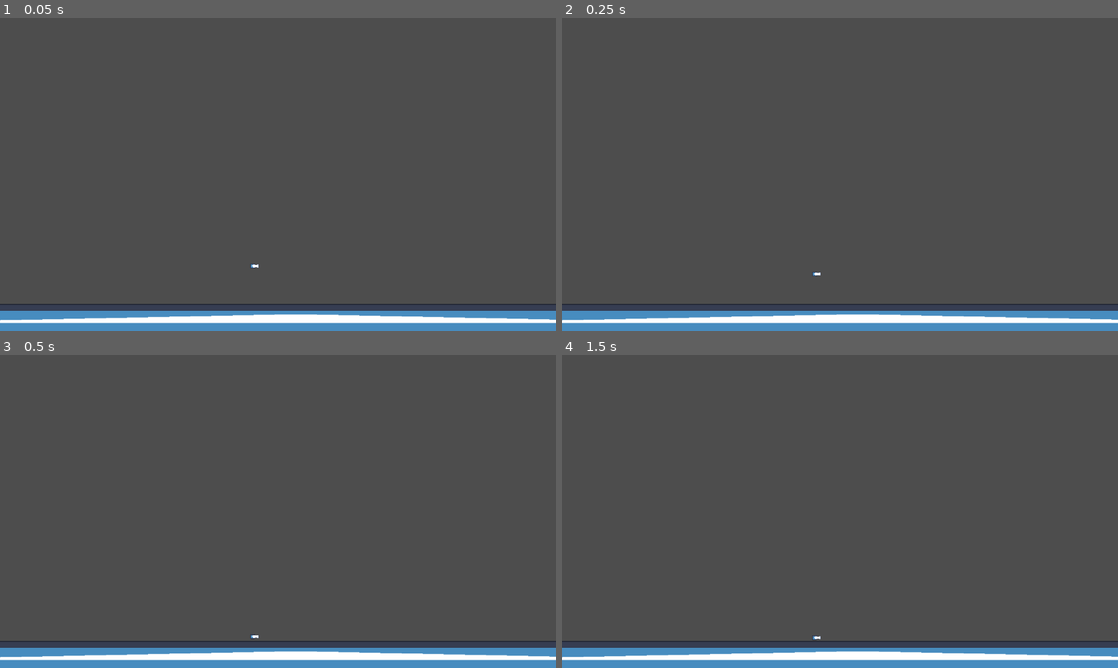
Above: before the commit, frames 1-4 (two rows, left to right).
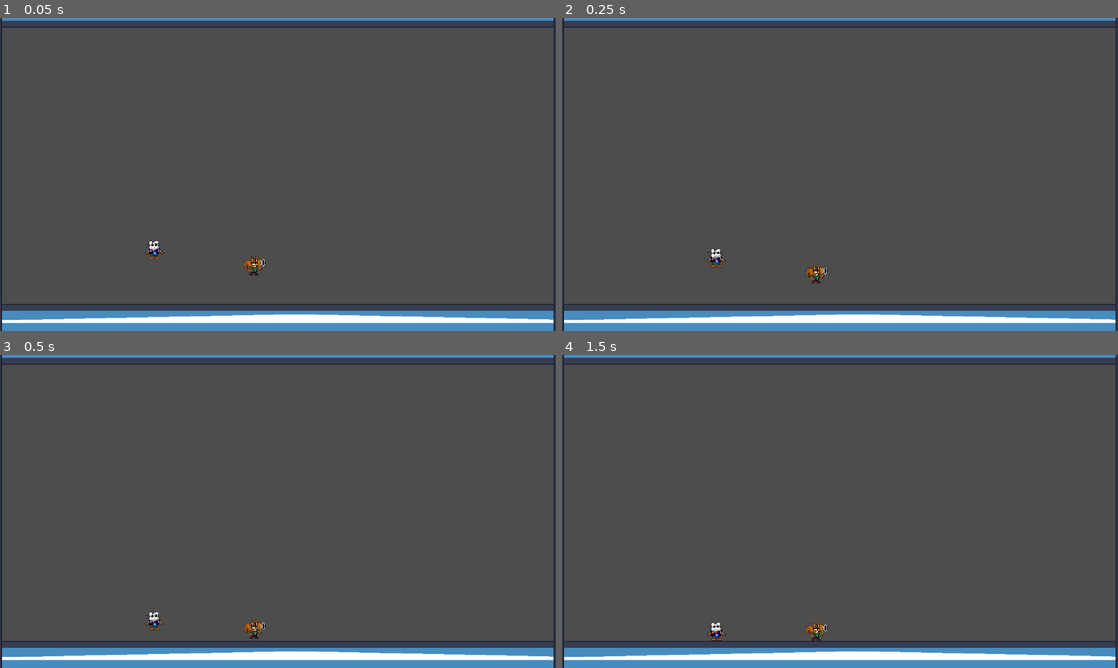
Above: after the commit, the same moments.

Repository: Bee-Acree/Fall49erJam
Game: Godot game, scene res://scenes/Test_World.tscn
Two runs of this game, one before a commit and one after it. Both use one fixed random seed, a clock stepped at 60 frames per second and the inputs below. The engine's default icon, where the game draws it, is replaced by a stand-in: a white triangle on a blue panel in a dark square.
Inputs:
- Up to frame 1 (0.05 s): no input
- Up to frame 2 (0.25 s): no input
- Up to frame 3 (0.5 s): no input
- Up to frame 4 (1.5 s): tap Enter (ui_accept) at 0.5, 0.6, 0.77, 1.07, 1.25, 1.35 s; hold Right (ui_right) from 0.53 s (still down)

The runs differ from the first frame. In frame 1, 2.1% of the frame differs, in the area x 0-100%, y 0-100%; in frame 2, 2.1%; in frame 3, 2.1%; in frame 4, 2.1%.

Commit message:
Feat: Player 1 and 2 done for now also started on player 3
I am happy with where player 1 and 2 are at for now. Moving on to player 3.

Diff:
--- a/Fall49erJam/scenes/Bubble.tscn
+++ b/Fall49erJam/scenes/Bubble.tscn
@@ -4,17 +4,17 @@
 [ext_resource type="Texture2D" uid="uid://dpmajf06haqa3" path="res://assets/placeholders/bubblePlaceholder.svg" id="2_pvjwk"]
 
 [sub_resource type="CircleShape2D" id="CircleShape2D_y6jvr"]
-radius = 15.0
+radius = 45.0
 
-[node name="Bubble" type="RigidBody2D" unique_id=1693536182]
+[node name="Bubble" type="Area2D" unique_id=332993890]
 disable_mode = 1
-collision_layer = 2
-collision_mask = 12
-lock_rotation = true
+collision_layer = 0
+collision_mask = 0
 script = ExtResource("1_pmi0y")
 
 [node name="CollisionShape2D" type="CollisionShape2D" parent="." unique_id=231637299]
 shape = SubResource("CircleShape2D_y6jvr")
 
 [node name="Sprite2D" type="Sprite2D" parent="." unique_id=526831685]
+scale = Vector2(3, 3)
 texture = ExtResource("2_pvjwk")
--- a/Fall49erJam/scenes/Cannon.tscn
+++ b/Fall49erJam/scenes/Cannon.tscn
@@ -1,21 +1,23 @@
 [gd_scene format=3 uid="uid://curf7def7q4gp"]
 
 [ext_resource type="Script" uid="uid://djwg5uinf5dpk" path="res://scripts/cannon.gd" id="1_3pe62"]
-[ext_resource type="Texture2D" uid="uid://dwals7nqnn2jc" path="res://assets/placeholders/cannonPlaceholder.svg" id="1_xuqfy"]
+[ext_resource type="Texture2D" uid="uid://crl41pktr3twg" path="res://assets/sprites/spr_cannon_arm.png" id="2_3pe62"]
 
 [sub_resource type="RectangleShape2D" id="RectangleShape2D_y6jvr"]
-size = Vector2(20, 10)
+size = Vector2(36, 24.5)
 
 [node name="Cannon" type="CharacterBody2D" unique_id=123440870]
 collision_mask = 8
 script = ExtResource("1_3pe62")
+maxCooldown = 15
 
 [node name="CollisionShape2D" type="CollisionShape2D" parent="." unique_id=1151068704]
-position = Vector2(10, 0)
+position = Vector2(2, -6.25)
 shape = SubResource("RectangleShape2D_y6jvr")
 
 [node name="Sprite2D" type="Sprite2D" parent="." unique_id=1657838528]
-texture = ExtResource("1_xuqfy")
-offset = Vector2(10, 0)
+position = Vector2(-17, 0)
+texture = ExtResource("2_3pe62")
+offset = Vector2(17, 0)
 
 [connection signal="draw" from="." to="." method="_on_draw"]
--- a/Fall49erJam/scenes/Player1.tscn
+++ b/Fall49erJam/scenes/Player1.tscn
@@ -1,29 +1,37 @@
 [gd_scene format=3 uid="uid://bbokmyy1x6shg"]
 
 [ext_resource type="Script" uid="uid://2ocd3kwq0hkd" path="res://scripts/player_1.gd" id="1_b1h3a"]
-[ext_resource type="Texture2D" uid="uid://24uh44s3sjjy" path="res://assets/placeholders/icon.svg" id="2_vt8vw"]
+[ext_resource type="Texture2D" uid="uid://cxyf268s01hdc" path="res://assets/sprites/spr_player_squirell.png" id="3_b1h3a"]
 [ext_resource type="PackedScene" uid="uid://curf7def7q4gp" path="res://scenes/Cannon.tscn" id="3_omfct"]
 
+[sub_resource type="PhysicsMaterial" id="PhysicsMaterial_4mhds"]
+friction = 0.0
+bounce = 1.0
+
 [sub_resource type="RectangleShape2D" id="RectangleShape2D_b1h3a"]
+size = Vector2(30, 51)
 
 [node name="Player1" type="RigidBody2D" unique_id=1136951134]
 collision_mask = 28
+physics_material_override = SubResource("PhysicsMaterial_4mhds")
 lock_rotation = true
 contact_monitor = true
 max_contacts_reported = 5
 script = ExtResource("1_b1h3a")
 
 [node name="CollisionShape2D" type="CollisionShape2D" parent="." unique_id=262591804]
+position = Vector2(5, 6)
 shape = SubResource("RectangleShape2D_b1h3a")
 
 [node name="RayCast2D" type="RayCast2D" parent="." unique_id=889568]
-target_position = Vector2(0, 11)
+position = Vector2(5, 6)
+target_position = Vector2(0, 27)
 collision_mask = 16
 
+[node name="Cannon" parent="." unique_id=123440870 instance=ExtResource("3_omfct")]
+position = Vector2(17, -5)
+
 [node name="Sprite2D" type="Sprite2D" parent="." unique_id=787805848]
-scale = Vector2(0.128, 0.128)
-texture = ExtResource("2_vt8vw")
-
-[node name="Cannon" parent="." unique_id=123440870 instance=ExtResource("3_omfct")]
+texture = ExtResource("3_b1h3a")
 
 [connection signal="blast" from="Cannon" to="." method="_on_cannon_blast"]
--- a/Fall49erJam/scenes/Player2.tscn
+++ b/Fall49erJam/scenes/Player2.tscn
@@ -2,8 +2,10 @@
 
 [ext_resource type="PackedScene" uid="uid://b4pr2sv6svbgp" path="res://scenes/Bubble.tscn" id="1_7nsvx"]
 [ext_resource type="Script" uid="uid://bu8pwdmtyl35b" path="res://scripts/player_2.gd" id="1_safxn"]
+[ext_resource type="Texture2D" uid="uid://da333bwj3gevg" path="res://assets/sprites/spr_player_hamster.png" id="2_wr50v"]
 
 [sub_resource type="RectangleShape2D" id="RectangleShape2D_4mhds"]
+size = Vector2(27, 58)
 
 [node name="Player2" type="CharacterBody2D" unique_id=367118255]
 collision_layer = 2
@@ -11,8 +13,10 @@
 script = ExtResource("1_safxn")
 
 [node name="CollisionShape2D" type="CollisionShape2D" parent="." unique_id=721950299]
+position = Vector2(-1.5, 2)
 shape = SubResource("RectangleShape2D_4mhds")
 
 [node name="Sprite2D" type="Sprite2D" parent="." unique_id=230280189]
+texture = ExtResource("2_wr50v")
 
 [node name="Bubble" parent="." unique_id=1693536182 instance=ExtResource("1_7nsvx")]
--- a/Fall49erJam/scenes/Test_World.tscn
+++ b/Fall49erJam/scenes/Test_World.tscn
@@ -4,20 +4,75 @@
 [ext_resource type="PackedScene" uid="uid://bbokmyy1x6shg" path="res://scenes/Player1.tscn" id="2_4mhds"]
 [ext_resource type="PackedScene" uid="uid://bd2b6f7jfuy1v" path="res://scenes/Player2.tscn" id="3_4mhds"]
 
+[sub_resource type="PhysicsMaterial" id="PhysicsMaterial_b1h3a"]
+friction = 0.5
+rough = true
+bounce = 0.5
+absorbent = true
+
 [sub_resource type="RectangleShape2D" id="RectangleShape2D_safxn"]
 
 [node name="TestWorld" type="Node2D" unique_id=705380930]
 
-[node name="StaticBody2D" type="StaticBody2D" parent="." unique_id=795500854]
+[node name="Floor" type="StaticBody2D" parent="." unique_id=795500854]
 position = Vector2(1023, 995)
 collision_layer = 24
 collision_mask = 7
+physics_material_override = SubResource("PhysicsMaterial_b1h3a")
 
-[node name="CollisionShape2D" type="CollisionShape2D" parent="StaticBody2D" unique_id=1326071467]
+[node name="CollisionShape2D" type="CollisionShape2D" parent="Floor" unique_id=1326071467]
 scale = Vector2(121.03998, 1)
 shape = SubResource("RectangleShape2D_safxn")
 
-[node name="Sprite2D" type="Sprite2D" parent="StaticBody2D" unique_id=1773111787]
+[node name="Sprite2D" type="Sprite2D" parent="Floor" unique_id=1773111787]
+position = Vector2(-1, 55)
+scale = Vector2(72.92001, 1)
+texture = ExtResource("1_2qj6q")
+
+[node name="Ceiling" type="StaticBody2D" parent="." unique_id=1374727460]
+position = Vector2(1046, 25)
+rotation = 3.1415925
+collision_layer = 24
+collision_mask = 7
+physics_material_override = SubResource("PhysicsMaterial_b1h3a")
+
+[node name="CollisionShape2D" type="CollisionShape2D" parent="Ceiling" unique_id=1690359773]
+scale = Vector2(121.03998, 1)
+shape = SubResource("RectangleShape2D_safxn")
+
+[node name="Sprite2D" type="Sprite2D" parent="Ceiling" unique_id=1290021333]
+position = Vector2(-1, 55)
+scale = Vector2(72.92001, 1)
+texture = ExtResource("1_2qj6q")
+
+[node name="LWall" type="StaticBody2D" parent="." unique_id=2032186127]
+position = Vector2(-2, 884)
+rotation = 1.5707964
+collision_layer = 24
+collision_mask = 7
+physics_material_override = SubResource("PhysicsMaterial_b1h3a")
+
+[node name="CollisionShape2D" type="CollisionShape2D" parent="LWall" unique_id=186935789]
+scale = Vector2(121.03998, 1)
+shape = SubResource("RectangleShape2D_safxn")
+
+[node name="Sprite2D" type="Sprite2D" parent="LWall" unique_id=97466836]
+position = Vector2(-1, 55)
+scale = Vector2(72.92001, 1)
+texture = ExtResource("1_2qj6q")
+
+[node name="Rwall" type="StaticBody2D" parent="." unique_id=455055194]
+position = Vector2(1921, 583)
+rotation = -1.5707964
+collision_layer = 24
+collision_mask = 7
+physics_material_override = SubResource("PhysicsMaterial_b1h3a")
+
+[node name="CollisionShape2D" type="CollisionShape2D" parent="Rwall" unique_id=2036258913]
+scale = Vector2(121.03998, 1)
+shape = SubResource("RectangleShape2D_safxn")
+
+[node name="Sprite2D" type="Sprite2D" parent="Rwall" unique_id=1587418647]
 position = Vector2(-1, 55)
 scale = Vector2(72.92001, 1)
 texture = ExtResource("1_2qj6q")
@@ -27,7 +82,8 @@
 playerTwoLoadRange = 50.0
 
 [node name="Player2" parent="." unique_id=367118255 instance=ExtResource("3_4mhds")]
-position = Vector2(562, 864)
+position = Vector2(533, 799)
+MAX_SPEED = 600.0
 
 [connection signal="launch_player_two" from="Player1" to="Player2" method="_on_player_1_launch_player_two"]
 [connection signal="player_two_loaded" from="Player1" to="Player2" method="_on_player_1_player_two_loaded"]
--- /dev/null
+++ b/Fall49erJam/scenes/player_3_left_hand.tscn
@@ -0,0 +1,3 @@
+[gd_scene format=3 uid="uid://dg23r3lu1mbuu"]
+
+[node name="Player3LeftHand" type="CharacterBody2D" unique_id=1805869296]
--- a/Fall49erJam/scripts/bubble.gd
+++ b/Fall49erJam/scripts/bubble.gd
@@ -1,4 +1,4 @@
-extends RigidBody2D
+extends Area2D
 
 @export var maxCooldown : float = 90
 @export var maxDuration : float = 60
@@ -7,10 +7,10 @@
 
 # Called when the node enters the scene tree for the first time.
 func _ready() -> void:
-	visible = false
+	$Sprite2D.visible = false
 
 # Called every frame. 'delta' is the elapsed time since the previous frame.
-func _process(delta: float) -> void:
+func _process(_delta: float) -> void:
 	if duration > 0:
 		collision_layer = 2
 		collision_mask = 12
@@ -18,18 +18,19 @@
 	else:
 		collision_layer = 0
 		collision_mask = 0
-		if cooldown == 0:
-			visible = false
-			return
+		$Sprite2D.visible = false
 		cooldown -= 1
 
-func _physics_process(delta: float) -> void:
+func _physics_process(_delta: float) -> void:
 	pass
 
 func ability_one() -> void:
+	print("bubble: ability one")
 	if cooldown > 0:
+		print("bubble: ability one cooldown above 0")
 		return
 
-	visible = true
+	print("bubble: ability one success!")
+	$Sprite2D.visible = true
 	duration = maxDuration
-	cooldown = maxCooldown
+	cooldown = maxCooldown + maxDuration
--- a/Fall49erJam/scripts/cannon.gd
+++ b/Fall49erJam/scripts/cannon.gd
@@ -2,23 +2,34 @@
 
 signal blast(angle, playerTwoLoadedInCannon)
 
-const SPEED = 300.0
-const JUMP_VELOCITY = -400.0
+@export var maxCooldown : int = 30
 
+var cooldown : int = 0
 var playerTwoLoaded : bool = false
+
+func _process(_delta: float) -> void:
+	if Input.get_joy_axis(0, JOY_AXIS_RIGHT_X) < -0.2:
+		$Sprite2D.flip_v = true
+	elif Input.get_joy_axis(0, JOY_AXIS_RIGHT_X) > 0.2:
+		$Sprite2D.flip_v = false
+
+	cooldown -= 1
+	cooldown = clamp(cooldown, 0, maxCooldown)
 
 func _physics_process(_delta: float) -> void:
 	var localCursorPosition = Vector2(Input.get_joy_axis(0, JOY_AXIS_RIGHT_X), Input.get_joy_axis(0, JOY_AXIS_RIGHT_Y))
 	var cursorPosition = global_position + localCursorPosition
-	$Sprite2D.look_at(cursorPosition)
+	$Sprite2D.look_at(Vector2(cursorPosition.x - $Sprite2D.offset.x, cursorPosition.y - $Sprite2D.offset.y))
 	if Input.get_joy_axis(0, JOY_AXIS_TRIGGER_RIGHT) >= .9:
 
 		# print("LeftRight: %f    UpDown: %f" % [localCursorPosition.x, localCursorPosition.y])
 
-		if cursorPosition - global_position != Vector2.ZERO:
+		if cooldown <= 0 and cursorPosition - global_position != Vector2.ZERO and (Input.get_joy_axis(0, JOY_AXIS_RIGHT_X) > 0.2 or Input.get_joy_axis(0, JOY_AXIS_RIGHT_X) < -0.2 or Input.get_joy_axis(0, JOY_AXIS_RIGHT_Y) > 0.2 or Input.get_joy_axis(0, JOY_AXIS_RIGHT_Y) < -0.2):
 			print(Input.get_joy_name(0) + "poop")
 			print(Input.get_joy_name(1) + "fart")
 			blast.emit(get_angle_to(cursorPosition) + PI, playerTwoLoaded)
+			cooldown = maxCooldown
 
 func load_player_two() -> void:
+	print("Cannon: player 2 loaded")
 	playerTwoLoaded = true
--- a/Fall49erJam/scripts/player_1.gd
+++ b/Fall49erJam/scripts/player_1.gd
@@ -4,31 +4,44 @@
 signal player_two_loaded(answer : bool)
 
 @export var airSpeed : int = 5
-@export var launchPower : int = 500
+@export var selfLaunchPower : int = 500
+@export var otherLaunchPower : int = 1000
 @export var playerTwoLoadRange : float = 10
 
 var playerTwoLoaded : bool = false
+
+func _process(_delta: float) -> void:
+	if Input.get_joy_axis(0, JOY_AXIS_RIGHT_X) < -0.2:
+		$Sprite2D.flip_h = true
+	elif Input.get_joy_axis(0, JOY_AXIS_RIGHT_X) > 0.2:
+		$Sprite2D.flip_h = false
 
 func _physics_process(delta: float) -> void:
 	if $RayCast2D.is_colliding():
 		constant_force = Vector2.ZERO
 		return
-	var moveAxis = (Vector2(Input.get_joy_axis(0, JOY_AXIS_LEFT_X), 0)) * airSpeed * delta
-	apply_central_impulse(moveAxis)
+
+	if Input.get_joy_axis(0, JOY_AXIS_LEFT_X) > 0.2 or Input.get_joy_axis(0, JOY_AXIS_LEFT_X) < -0.2:
+		var moveAxis = (Vector2(Input.get_joy_axis(0, JOY_AXIS_LEFT_X), 0)) * airSpeed * delta
+		apply_central_impulse(moveAxis)
 
 func _on_cannon_blast(angle: Variant, playerTwoLoadedInCannon: bool) -> void:
-	if !playerTwoLoaded:
-		set_axis_velocity(Vector2.from_angle(angle) * launchPower)
+	if !playerTwoLoadedInCannon:
+		set_axis_velocity(Vector2.from_angle(angle) * selfLaunchPower)
 		return
 
-	launch_player_two.emit(angle, launchPower)
+	$Cannon.playerTwoLoaded = false
+	playerTwoLoaded = false
+	launch_player_two.emit(angle, otherLaunchPower)
 
 
 func _on_player_2_request_player_one_load(location: Vector2) -> void:
 	if global_position.distance_to(location) > playerTwoLoadRange:
+		print("player 2 load request failed")
 		player_two_loaded.emit(false)
 		return
 
+	print("player 2 load request successful")
 	$Cannon.load_player_two()
 	playerTwoLoaded = true
 	player_two_loaded.emit(true)
--- a/Fall49erJam/scripts/player_2.gd
+++ b/Fall49erJam/scripts/player_2.gd
@@ -2,22 +2,32 @@
 
 signal request_player_one_load(location : Vector2)
 
-const SPEED = 300.0
-const JUMP_VELOCITY = -400.0
+@export var SPEED : float = 30.0
+@export var MAX_SPEED : float = 1000.0
+@export var FRICTION : float = 10.0
+@export var JUMP_VELOCITY : float = -800.0
 
-var loadedInCannon := false
+var loadedInCannon : bool = false
+
+func _process(_delta: float) -> void:
+	if Input.get_joy_axis(1, JOY_AXIS_LEFT_X) < -0.2:
+		$Sprite2D.flip_h = true
+	elif Input.get_joy_axis(1, JOY_AXIS_LEFT_X) > 0.2:
+		$Sprite2D.flip_h = false
 
 func _physics_process(delta: float) -> void:
 	# Add the gravity.
-	if not (is_on_floor() && loadedInCannon):
+	if not (is_on_floor() or loadedInCannon):
 		velocity += get_gravity() * delta
 
 	# Handle bubble ability
-	if Input.get_joy_axis(1, JOY_AXIS_TRIGGER_RIGHT) >= .9:
+	if Input.get_joy_axis(1, JOY_AXIS_TRIGGER_RIGHT) != 0:
+		print("boom bubble ability pressed")
 		$Bubble.ability_one()
 
 	# Handle loading into cannon
-	if Input.get_joy_axis(1, JOY_AXIS_TRIGGER_LEFT):
+	if Input.get_joy_axis(1, JOY_AXIS_TRIGGER_LEFT) != 0:
+		print("pow load ability pressed")
 		request_player_one_load.emit(global_position)
 
 	# Handle jump
@@ -26,18 +36,25 @@
 
 	# Get the input direction and handle the movement/deceleration.
 	# As good practice, you should replace UI actions with custom gameplay actions.
-	var direction := Input.get_axis("ui_left", "ui_right")
-	if direction:
+	var direction := Input.get_joy_axis(1, JOY_AXIS_LEFT_X)
+	if direction < -0.2 or direction > 0.2:
 		velocity.x += direction * SPEED
-	else:
-		velocity.x += move_toward(velocity.x, 0, SPEED)
+
+	if is_on_floor():
+		velocity.x = move_toward(velocity.x, 0, FRICTION)
+
+	velocity.x = clamp(velocity.x, -MAX_SPEED, MAX_SPEED)
 
 	move_and_slide()
 
 
 func _on_player_1_launch_player_two(angle: float, launchPower: int) -> void:
-	velocity += (Vector2.from_angle(angle) * launchPower)
+	print("launch player 2 signal sucessful")
+	loadedInCannon = false
+	velocity += (Vector2.from_angle(angle + PI) * launchPower)
+	print(velocity)
 
 
 func _on_player_1_player_two_loaded(answer: bool) -> void:
+	print("player 2 loaded: " + str(answer))
 	loadedInCannon = answer
--- /dev/null
+++ b/Fall49erJam/scripts/player_3_left_hand.gd
@@ -0,0 +1,25 @@
+extends CharacterBody2D
+
+
+const SPEED = 300.0
+const JUMP_VELOCITY = -400.0
+
+
+func _physics_process(delta: float) -> void:
+	# Add the gravity.
+	if not is_on_floor():
+		velocity += get_gravity() * delta
+
+	# Handle jump.
+	if Input.is_action_just_pressed("ui_accept") and is_on_floor():
+		velocity.y = JUMP_VELOCITY
+
+	# Get the input direction and handle the movement/deceleration.
+	# As good practice, you should replace UI actions with custom gameplay actions.
+	var direction := Input.get_axis("ui_left", "ui_right")
+	if direction:
+		velocity.x = direction * SPEED
+	else:
+		velocity.x = move_toward(velocity.x, 0, SPEED)
+
+	move_and_slide()
Renamed: Fall49erJam/assets/placeholders/spr_cannon_arm.png -> Fall49erJam/assets/sprites/spr_cannon_arm.png
Not shown, added: Fall49erJam/assets/sprites/spr_cannon_arm.png.import
Binary file added: Fall49erJam/assets/sprites/spr_player_hamster.png
Not shown, added: Fall49erJam/assets/sprites/spr_player_hamster.png.import
Renamed: Fall49erJam/assets/placeholders/spr_player_squirell.png -> Fall49erJam/assets/sprites/spr_player_squirell.png
Not shown, added: Fall49erJam/assets/sprites/spr_player_squirell.png.import
Not shown, added: Fall49erJam/scripts/player_3_left_hand.gd.uid
